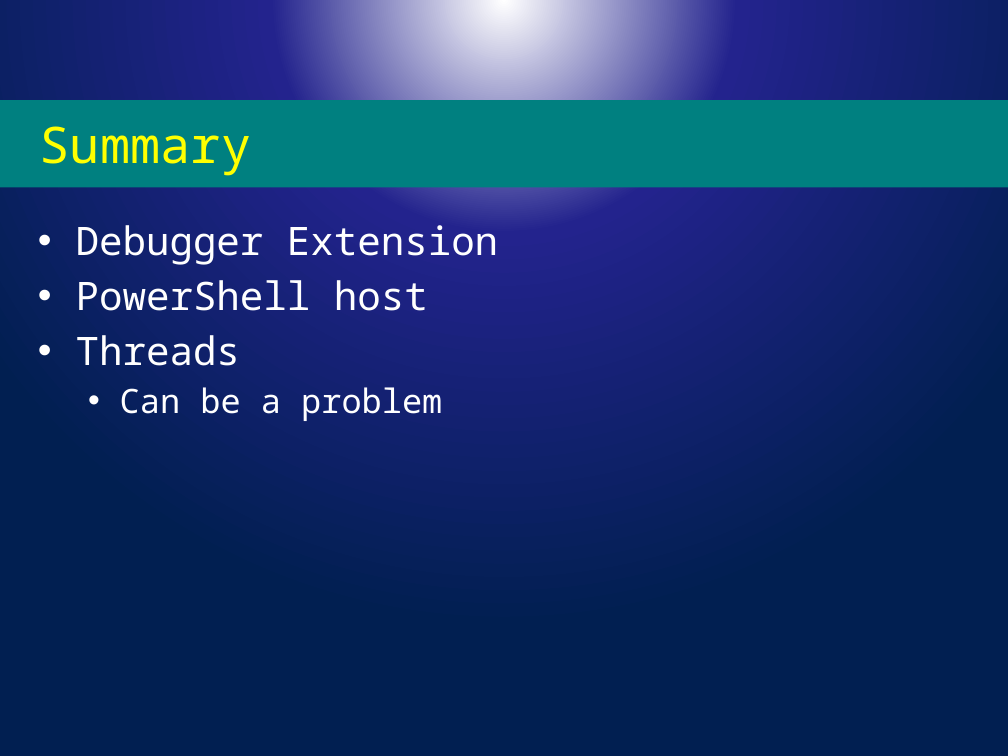
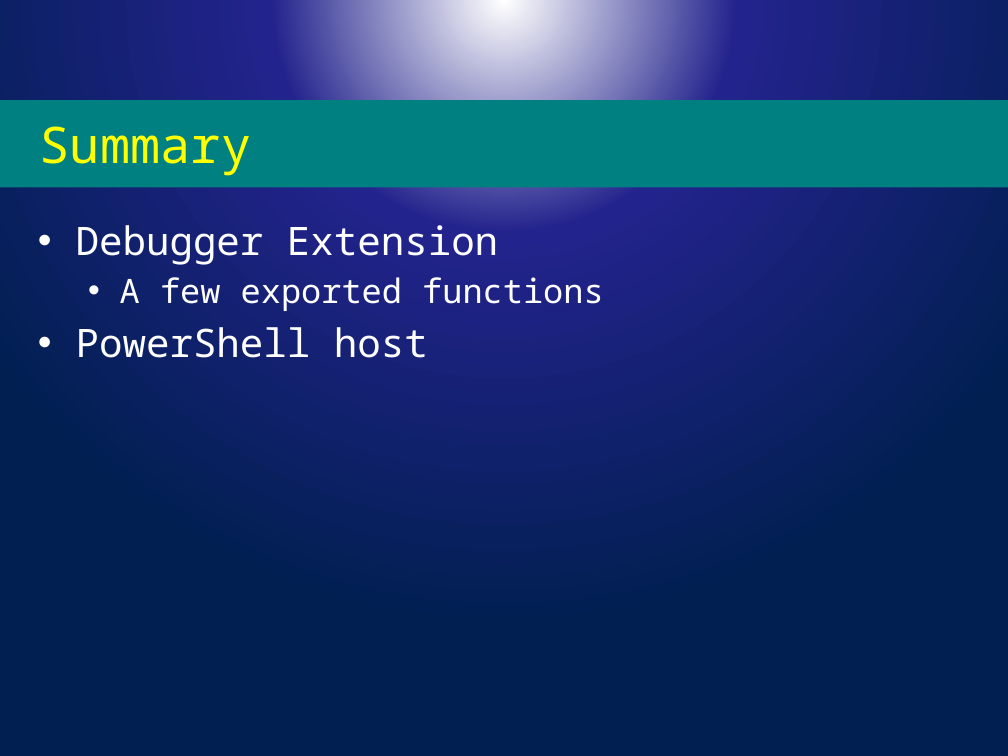
Before and after one commit to powercode/PSConfEU, a slide deck: slide 13 of Dbg/Hosting PowerShell in a Debugger.pptx. Drawn at 1008x756 pixels with LibreOffice and Linux fonts; fonts in the diff are those of the drawing; background and template pictures are left out. Boxes give left, top, right and bottom in pixels: in the first picture for what was removed or moved away, otherwise in the second. Text is boxed around its words. In the diff, an @@ line names an element or a change of style, - is before the commit and + after.

```diff
--- a/Dbg/Hosting PowerShell in a Debugger.pptx
+++ b/Dbg/Hosting PowerShell in a Debugger.pptx
@@ text at bbox=[120, 277, 604, 311]: paragraph added @@
+  • A few exported functions
@@ text at bbox=[76, 335, 442, 421]: paragraphs removed @@
-• Threads
-  • Can be a problem
```
Also in this commit, not shown: 1 other slide changed, 1 slide added, 3 other files.
